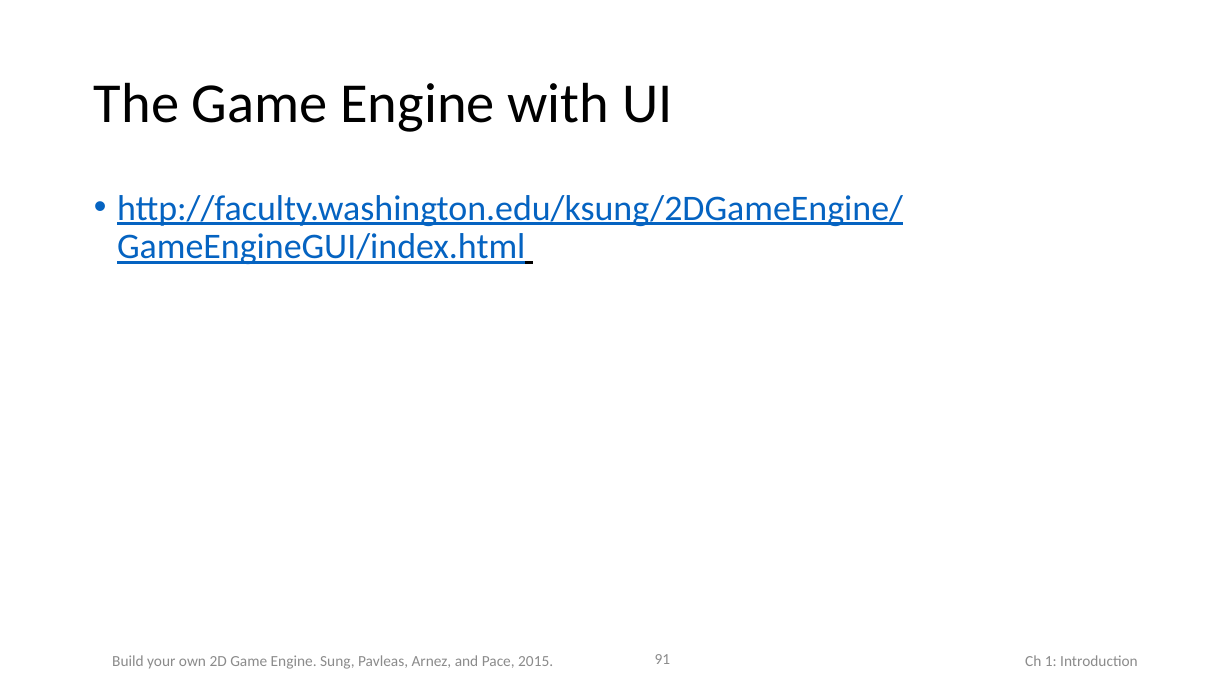
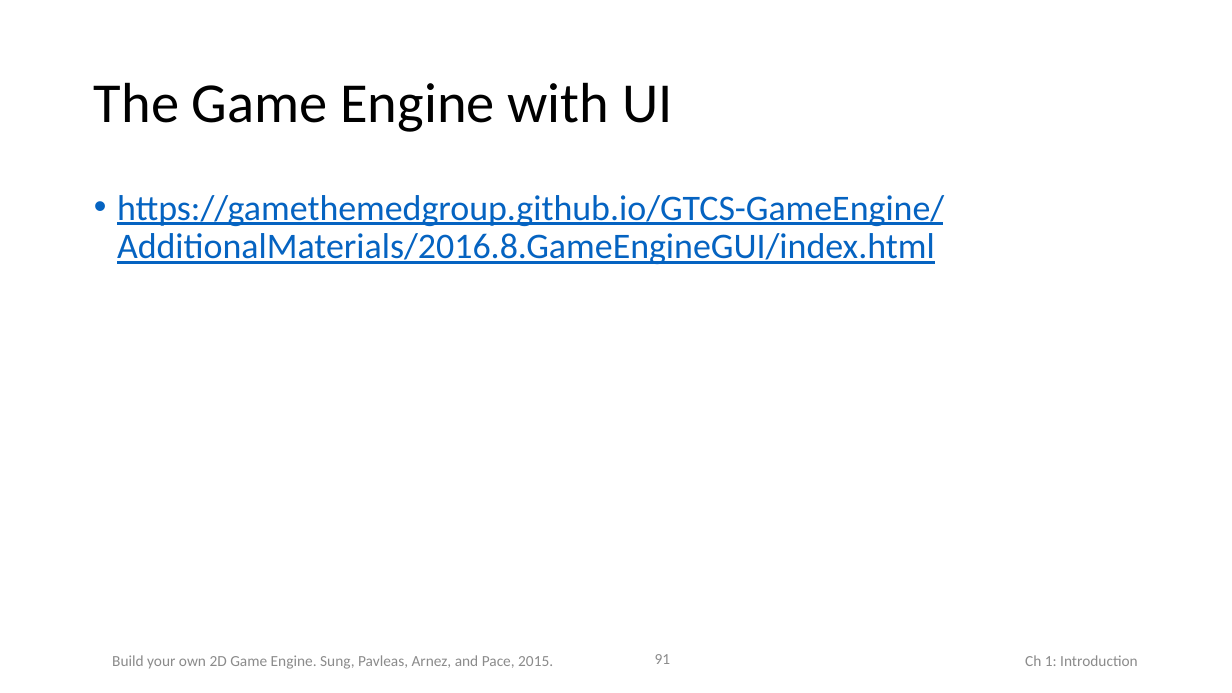
Before and after one commit to Apress/build-your-own-2d-game-engine, a slide deck: slide 91 of AdditionalMaterials/BookPPTs/Chap3.pptx. Drawn at 1232x693 pixels with LibreOffice and Linux fonts; fonts in the diff are those of the drawing. Boxes give left, top, right and bottom in pixels: in the first picture for what was removed or moved away, otherwise in the second. Text is boxed around its words. In the diff, an @@ line names an element or a change of style, - is before the commit and + after.

Commit message:
Fix Last slide link to Game Engine with UI

```diff
--- a/AdditionalMaterials/BookPPTs/Chap3.pptx
+++ b/AdditionalMaterials/BookPPTs/Chap3.pptx
@@ text at bbox=[117, 195, 944, 264]: text changed @@
-• http://faculty.washington.edu/ksung/2DGameEngine/GameEngineGUI/index.html
+• https://gamethemedgroup.github.io/GTCS-GameEngine/AdditionalMaterials/2016.8.GameEngineGUI/index.html
```
